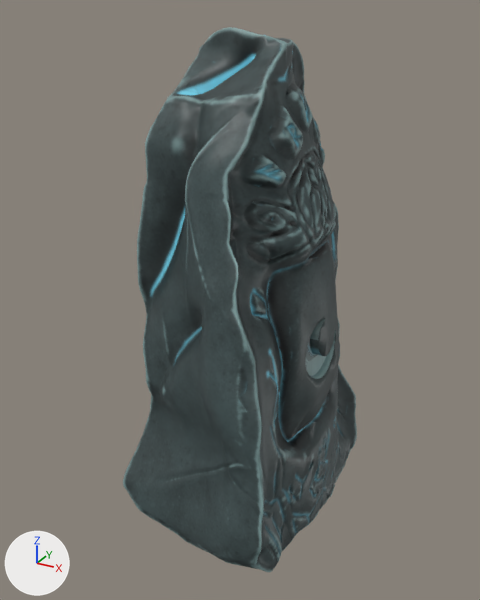
The FBX model In Game Files/Assets/3D/kayalar/kaya3/kaya3.fbx, before and after one commit.
Before and after are seen from a camera (50 mm lens) standing at (1.41, -2.63, 1.29) and looking at (-0.01, -0.05, 0.0). The axes (+X, +Y, +Z) are drawn at lower left. The lights are the same throughout. The older version comes first.

Names of what the first picture shows: 'loww'.
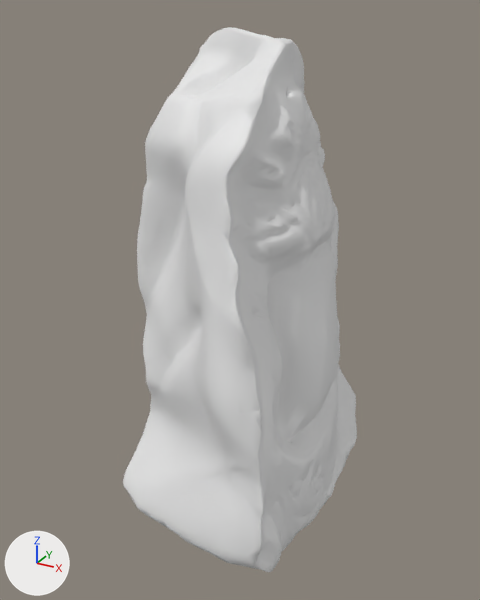
Diff of the bpy script that builds the scene:
```diff
--- a/In Game Files/Assets/3D/kayalar/kaya3/kaya3.fbx.py
+++ b/In Game Files/Assets/3D/kayalar/kaya3/kaya3.fbx.py
@@ me_cube_001 @@
 # used by ob_loww; location = (0.0, 0.0, 0.0)
-me_cube_001.from_pydata(...)  # 4606 vertices, 8341 faces; spans x -0.61..0.5, y -0.76..0.68, z -1.07..1.22
+me_cube_001.from_pydata(...)  # 3948 vertices, 7728 faces; spans x -0.61..0.5, y -0.76..0.68, z -1.07..1.22
+# me_cube_001 part 1: 662 vertices removed from x 0.4..0.47, y -0.31..0.1, z -0.42..0.26; 4 vertices added at x 0.44..0.46, y -0.23..-0.09, z -0.24..-0.07
+# me_cube_001 part 2: 7664 faces spanning x -0.61..0.5, y -0.76..0.68, z -1.07..1.22 switch from mat_material_004 to no material
```

Changed parts and their boxes [x1, y1, x2, y2] in the pictures (480 x 600 px):
part 1 of me_cube_001, built on
    before: [286, 259, 339, 441]
    after: [299, 329, 335, 402]
part 2 of me_cube_001, recoloured (grey to white)
    both: [123, 27, 357, 573]
